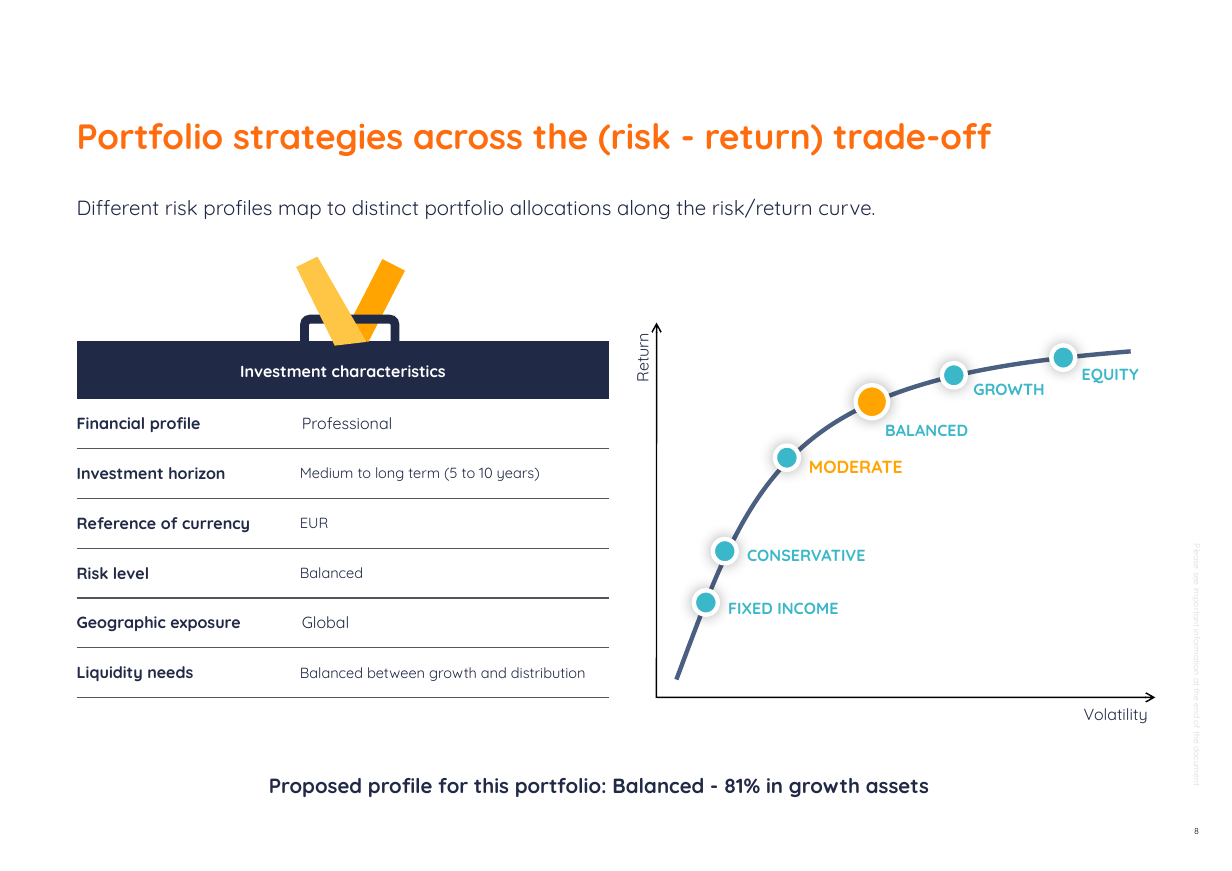
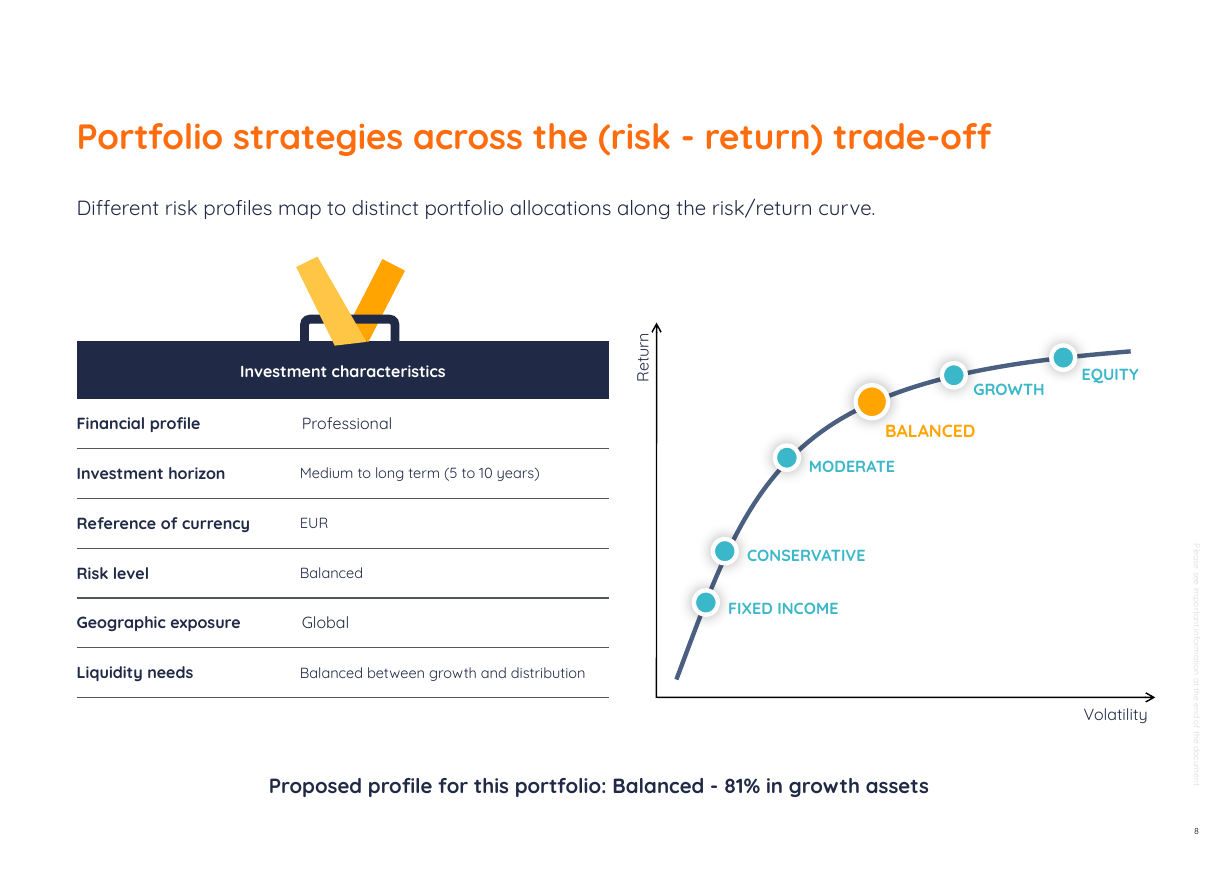
Before and after one commit to jb-db05/Investment_Proposal, a slide deck: slide 8 of investment-proposal-builder/work/example_output_deck.pptx. Drawn at 1232x871 pixels with LibreOffice and Linux fonts; fonts in the diff are those of the drawing; background and template pictures are left out. Boxes give left, top, right and bottom in pixels: in the first picture for what was removed or moved away, otherwise in the second. Text is boxed around its words. In the diff, an @@ line names an element or a change of style, - is before the commit and + after.

```diff
--- a/investment-proposal-builder/work/example_output_deck.pptx
+++ b/investment-proposal-builder/work/example_output_deck.pptx
@@ text "BALANCED" at (x1=885, y1=424, x2=975, y2=437): size 11 to 12 pt, text colour #3AB7C8 to #FFA400 @@
@@ text "MODERATE" at (x1=809, y1=460, x2=895, y2=472): size 12 to 11 pt, text colour #FFA400 to #3AB7C8 @@
```
Also in this commit, not shown: 7 other slides changed, 5 slides removed, 8 other files.
